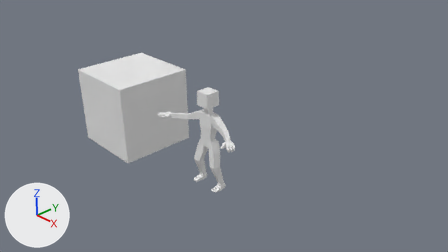
Two versions of the Blender file Assets/shaman_body.blend, one commit apart.
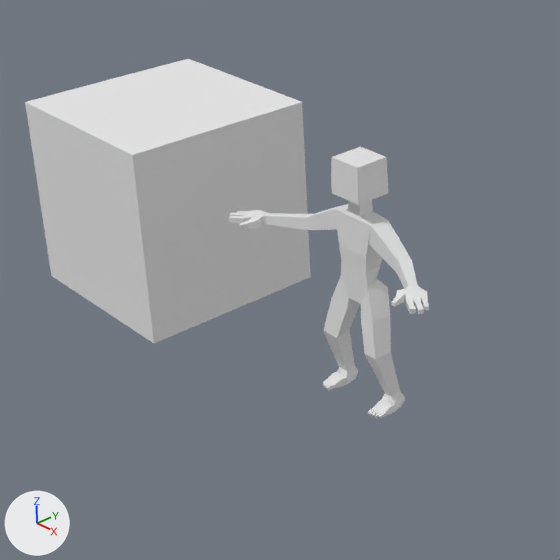
Old and new are each drawn from the file's camera 'Camera' and again close up on the part from 15% to 64% of the width and 12% to 98% of the height. The lights are fixed; the arrows at lower left show +X, +Y and +Z.

The first close-up shows 'Cube', 'body_hp'.
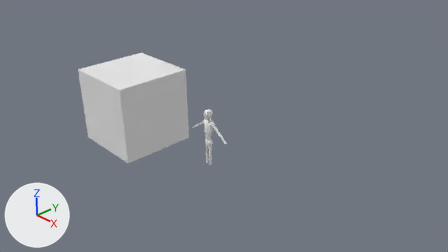
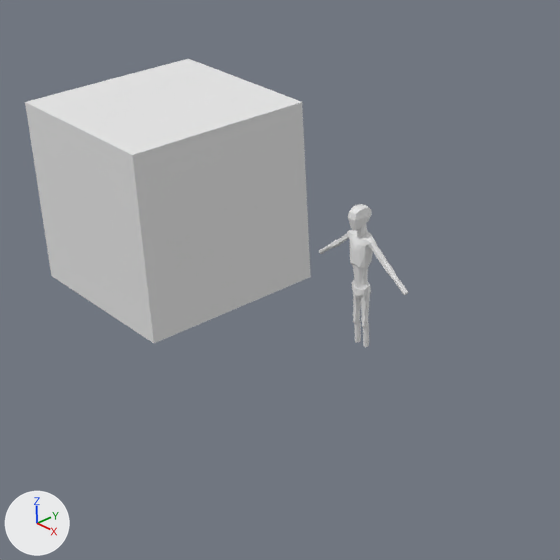
Commit message: CONCEPTS PNG + BODY_LOWPOLY

Scene script edits in JSON lines:
```json
{"op": "add", "block": "me_cube_004", "code": ["me_cube_004 = bpy.data.meshes.new('Cube.004')", "me_cube_004.from_pydata(...)  # 311 vertices, 299 faces; spans x 0.0..0.577, y -0.116..0.096, z -0.555..0.825"]}
{"op": "add", "block": "ob_body_hp", "code": "ob_body_hp.hide_set(True)  # its collection is switched off"}
{"op": "add", "block": "ob_cube_001", "code": ["ob_cube_001 = bpy.data.objects.new('Cube.001', me_cube_004)", "ob_cube_001.location = (0.0, 0.0, 0.0)", "_m = ob_cube_001.modifiers.new('Mirror', 'MIRROR')"]}
```

Location of each change, [x1, y1, x2, y2] in pixels of the close-ups (560 x 560 px):
```json
{"object": "body_hp", "change": "hidden", "before": [229, 147, 429, 418]}
{"object": "Cube.001", "change": "added", "after": [319, 204, 408, 347]}
```
